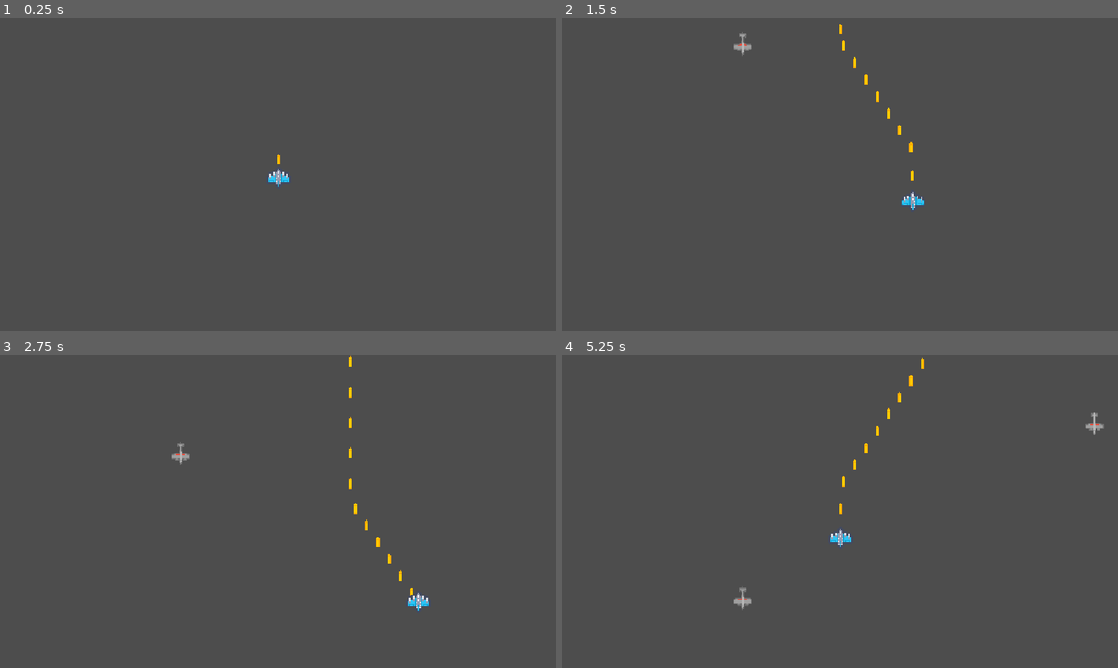
Above: before the commit, frames 1-4 (two rows, left to right).
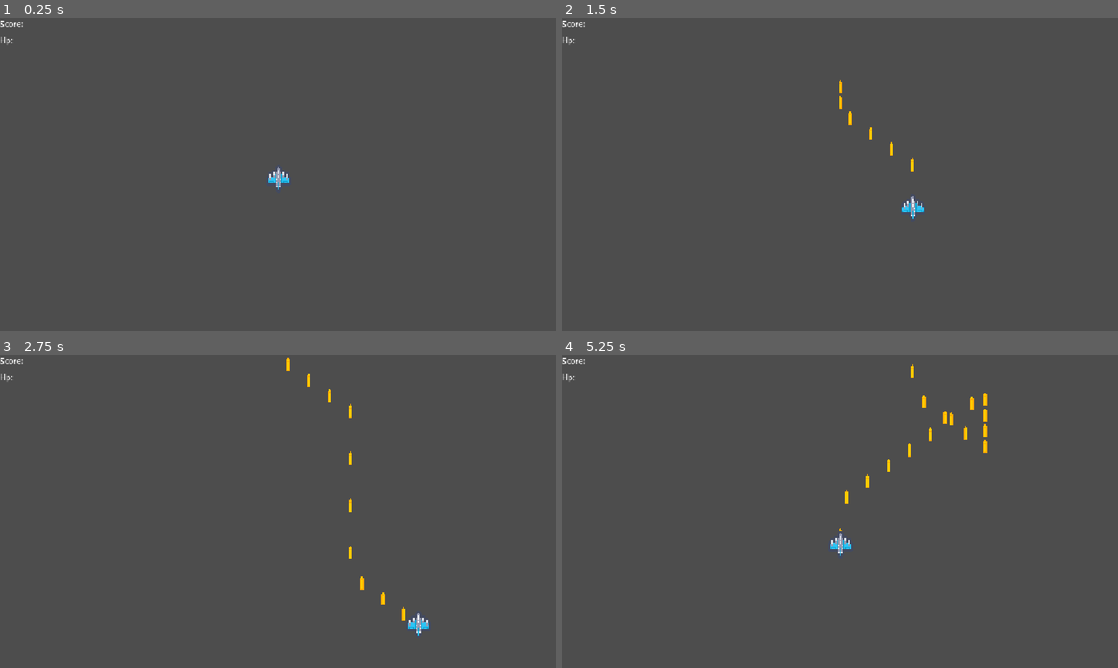
Above: after the commit, the same moments.

Repository: CuttSuki/sky-bullet-hell
Game: Godot game, scene res://Scenes/main.tscn
Two runs of this game, one before a commit and one after it. Both use one fixed random seed, a clock stepped at 60 frames per second and the inputs below.
Inputs:
- Up to frame 1 (0.25 s): no input
- Up to frame 2 (1.5 s): tap Enter at 0.5 s; hold Right (ui_right) 0.53-1.28 s; hold Down (ui_down) from 1.28 s (still down)
- Up to frame 3 (2.75 s): release Down (ui_down) at 2.03 s; hold Right (ui_right) from 2.03 s (still down)
- Up to frame 4 (5.25 s): release Right (ui_right) at 2.78 s; hold Up (ui_up) 2.78-3.53 s; hold Left (ui_left) 3.53-5.03 s; hold Down (ui_down) from 5.03 s (still down)

The runs differ from the first frame. In frame 1, 0.1% of the frame differs, in the area x 0-52%, y 0-55%; in frame 2, 0.6%; in frame 3, 0.8%; in frame 4, 1.0%, in the area x 0-98%, y 0-82%.

Commit message:
Update: Added shotgun bullet pattern, and a linear progression based spawn rate system

Diff:
--- /dev/null
+++ b/Scenes/BulletPatterns/bullet_pattern_shotgun.gd
@@ -0,0 +1,21 @@
+extends BulletPattern
+class_name ShotgunBulletPattern
+
+func _set_bullet():
+	var bullet_count := 10
+	var total_spread := deg_to_rad(60)
+	var start_angle := parent.global_rotation - (total_spread / 2.0)
+	var angle_step := total_spread / (bullet_count - 1)
+
+	for i in range(bullet_count):
+		var bullet: Bullet = bullet_path.instantiate()
+		if parent is Enemy:
+			bullet.add_to_group("enemy_bullet")
+		elif parent is Player:
+			bullet.add_to_group("player_bullet")
+		BulletContainer.add_child(bullet)
+		bullet.global_position = parent.global_position
+
+		var bullet_angle := start_angle + (angle_step * i)
+		bullet.direction = Vector2.RIGHT.rotated(bullet_angle)
+		bullet.rotation = bullet_angle
--- /dev/null
+++ b/Scenes/BulletPatterns/shotgun_bullet_pattern.tscn
@@ -0,0 +1,9 @@
+[gd_scene format=3 uid="uid://c4i1nbmootc75"]
+
+[ext_resource type="Script" uid="uid://slo2hy3g64th" path="res://Scenes/BulletPatterns/bullet_pattern_shotgun.gd" id="1_mytpk"]
+[ext_resource type="PackedScene" uid="uid://cf7f1gbvaydjs" path="res://Scenes/Bullets/bullet.tscn" id="2_gfhav"]
+
+[node name="ShotgunBulletPattern" type="Node2D" unique_id=1922882878]
+script = ExtResource("1_mytpk")
+bullet_path = ExtResource("2_gfhav")
+metadata/_custom_type_script = "uid://cc4ltkvit2kop"
--- a/Scenes/Bullets/bullet.tscn
+++ b/Scenes/Bullets/bullet.tscn
@@ -9,6 +9,7 @@
 [node name="Bullet" type="CharacterBody2D" unique_id=1866320969]
 collision_layer = 2
 script = ExtResource("1_qngn8")
+speed = 100
 
 [node name="Sprite2D" type="Sprite2D" parent="." unique_id=727693937]
 texture = ExtResource("2_qngn8")
--- a/Scenes/Enemies/enemy.tscn
+++ /dev/null
@@ -1,40 +0,0 @@
-[gd_scene format=3 uid="uid://c2eoe5l4bn2nr"]
-
-[ext_resource type="Script" uid="uid://dltu56lx3mmwt" path="res://Scripts/enemy.gd" id="1_613su"]
-[ext_resource type="Texture2D" uid="uid://brc5l88cq8b3r" path="res://Assets/kenney_pixelshmup/towerDefense_tile271.png" id="2_ubio8"]
-[ext_resource type="Script" uid="uid://cc4ltkvit2kop" path="res://Scripts/bullet_pattern.gd" id="3_x1rqp"]
-[ext_resource type="PackedScene" uid="uid://cf7f1gbvaydjs" path="res://Scenes/Bullets/bullet.tscn" id="4_ubio8"]
-
-[sub_resource type="SpriteFrames" id="SpriteFrames_613su"]
-animations = [{
-"frames": [{
-"duration": 1.0,
-"texture": ExtResource("2_ubio8")
-}],
-"loop": 1,
-"name": &"default",
-"speed": 5.0
-}]
-
-[sub_resource type="RectangleShape2D" id="RectangleShape2D_hbcgk"]
-size = Vector2(27, 28.666668)
-
-[node name="Enemy" type="CharacterBody2D" unique_id=1445541414]
-scale = Vector2(1.5, 1.5)
-script = ExtResource("1_613su")
-
-[node name="AnimatedSprite2D" type="AnimatedSprite2D" parent="." unique_id=1005584875]
-scale = Vector2(0.3, 0.221)
-sprite_frames = SubResource("SpriteFrames_613su")
-
-[node name="Hurtbox" type="Area2D" parent="." unique_id=537899828]
-collision_mask = 3
-
-[node name="CollisionShape2D" type="CollisionShape2D" parent="Hurtbox" unique_id=2098213323]
-shape = SubResource("RectangleShape2D_hbcgk")
-
-[node name="BulletPattern" type="Node2D" parent="." unique_id=608442963 node_paths=PackedStringArray("parent")]
-script = ExtResource("3_x1rqp")
-parent = NodePath("..")
-bullet_path = ExtResource("4_ubio8")
-metadata/_custom_type_script = "uid://cc4ltkvit2kop"
--- /dev/null
+++ b/Scenes/Enemies/ship_1.tscn
@@ -0,0 +1,42 @@
+[gd_scene format=3 uid="uid://c2eoe5l4bn2nr"]
+
+[ext_resource type="Script" uid="uid://dltu56lx3mmwt" path="res://Scripts/enemy.gd" id="1_dyd8j"]
+[ext_resource type="Texture2D" uid="uid://brc5l88cq8b3r" path="res://Assets/kenney_pixelshmup/towerDefense_tile271.png" id="2_nx1jl"]
+[ext_resource type="Script" uid="uid://cc4ltkvit2kop" path="res://Scripts/bullet_pattern.gd" id="3_2bcja"]
+[ext_resource type="PackedScene" uid="uid://cf7f1gbvaydjs" path="res://Scenes/Bullets/bullet.tscn" id="4_jc5cp"]
+
+[sub_resource type="SpriteFrames" id="SpriteFrames_613su"]
+animations = [{
+"frames": [{
+"duration": 1.0,
+"texture": ExtResource("2_nx1jl")
+}],
+"loop": 1,
+"name": &"default",
+"speed": 5.0
+}]
+
+[sub_resource type="RectangleShape2D" id="RectangleShape2D_hbcgk"]
+size = Vector2(27, 28.666668)
+
+[node name="Enemy" type="CharacterBody2D" unique_id=1445541414 node_paths=PackedStringArray("hurt_box")]
+scale = Vector2(1.5, 1.5)
+script = ExtResource("1_dyd8j")
+speed = 30
+hurt_box = NodePath("Hurtbox")
+
+[node name="AnimatedSprite2D" type="AnimatedSprite2D" parent="." unique_id=1005584875]
+scale = Vector2(0.3, 0.221)
+sprite_frames = SubResource("SpriteFrames_613su")
+
+[node name="Hurtbox" type="Area2D" parent="." unique_id=537899828]
+collision_mask = 3
+
+[node name="CollisionShape2D" type="CollisionShape2D" parent="Hurtbox" unique_id=2098213323]
+shape = SubResource("RectangleShape2D_hbcgk")
+
+[node name="BulletPattern" type="Node2D" parent="." unique_id=257227781 node_paths=PackedStringArray("parent")]
+script = ExtResource("3_2bcja")
+parent = NodePath("..")
+bullet_path = ExtResource("4_jc5cp")
+metadata/_custom_type_script = "uid://cc4ltkvit2kop"
--- /dev/null
+++ b/Scenes/Enemies/ship_2.tscn
@@ -0,0 +1,42 @@
+[gd_scene format=3 uid="uid://c1rxjlt1lhxy3"]
+
+[ext_resource type="Script" uid="uid://dltu56lx3mmwt" path="res://Scripts/enemy.gd" id="1_2jwc5"]
+[ext_resource type="Texture2D" uid="uid://brc5l88cq8b3r" path="res://Assets/kenney_pixelshmup/towerDefense_tile271.png" id="2_b7rpg"]
+[ext_resource type="Script" uid="uid://slo2hy3g64th" path="res://Scenes/BulletPatterns/bullet_pattern_shotgun.gd" id="3_2jwc5"]
+[ext_resource type="PackedScene" uid="uid://cf7f1gbvaydjs" path="res://Scenes/Bullets/bullet.tscn" id="4_pxfen"]
+
+[sub_resource type="SpriteFrames" id="SpriteFrames_613su"]
+animations = [{
+"frames": [{
+"duration": 1.0,
+"texture": ExtResource("2_b7rpg")
+}],
+"loop": 1,
+"name": &"default",
+"speed": 5.0
+}]
+
+[sub_resource type="RectangleShape2D" id="RectangleShape2D_hbcgk"]
+size = Vector2(27, 28.666668)
+
+[node name="Enemy2" type="CharacterBody2D" unique_id=1445541414 node_paths=PackedStringArray("hurt_box")]
+scale = Vector2(1.5, 1.5)
+script = ExtResource("1_2jwc5")
+speed = 30
+hurt_box = NodePath("Hurtbox")
+
+[node name="AnimatedSprite2D" type="AnimatedSprite2D" parent="." unique_id=1005584875]
+scale = Vector2(0.3, 0.221)
+sprite_frames = SubResource("SpriteFrames_613su")
+
+[node name="Hurtbox" type="Area2D" parent="." unique_id=537899828]
+collision_mask = 3
+
+[node name="CollisionShape2D" type="CollisionShape2D" parent="Hurtbox" unique_id=2098213323]
+shape = SubResource("RectangleShape2D_hbcgk")
+
+[node name="ShotgunBulletPattern" type="Node2D" parent="." unique_id=608442963 node_paths=PackedStringArray("parent")]
+script = ExtResource("3_2jwc5")
+parent = NodePath("..")
+bullet_path = ExtResource("4_pxfen")
+metadata/_custom_type_script = "uid://cc4ltkvit2kop"
--- a/Scenes/main.tscn
+++ b/Scenes/main.tscn
@@ -2,12 +2,15 @@
 
 [ext_resource type="Script" uid="uid://jv0xjecqdoun" path="res://Scripts/spawner.gd" id="1_bo1nx"]
 [ext_resource type="PackedScene" uid="uid://mqaf0sejc31a" path="res://Scenes/player.tscn" id="1_jjgbg"]
+[ext_resource type="Script" uid="uid://udnpjhjg7nii" path="res://Scripts/main.gd" id="1_jjvhh"]
 [ext_resource type="PackedScene" uid="uid://bygahut4l3wc8" path="res://Scenes/BulletPatterns/bullet_pattern.tscn" id="3_8gbba"]
 
 [sub_resource type="RectangleShape2D" id="RectangleShape2D_hbcgk"]
 size = Vector2(1164, 119)
 
-[node name="Main" type="Node2D" unique_id=46907754]
+[node name="Main" type="Node2D" unique_id=46907754 node_paths=PackedStringArray("despawn_area")]
+script = ExtResource("1_jjvhh")
+despawn_area = NodePath("DespawnArea")
 
 [node name="Spawner" type="Node2D" parent="." unique_id=1027306665 node_paths=PackedStringArray("leftmost_side", "rightmost_side")]
 script = ExtResource("1_bo1nx")
@@ -17,24 +20,42 @@
 [node name="Camera2D" type="Camera2D" parent="." unique_id=900103943]
 position = Vector2(569, 383)
 scale = Vector2(0.9543946, 4.346377)
-zoom = Vector2(1, 1.2)
+zoom = Vector2(1, 1.5)
 
-[node name="SpawnArea" type="Area2D" parent="." unique_id=960207642]
+[node name="DespawnArea" type="Area2D" parent="." unique_id=1591753862]
+position = Vector2(0, 618)
 
-[node name="CollisionShape2D" type="CollisionShape2D" parent="SpawnArea" unique_id=787621538]
+[node name="CollisionShape2D" type="CollisionShape2D" parent="DespawnArea" unique_id=891417847]
 position = Vector2(572, 49.5)
 shape = SubResource("RectangleShape2D_hbcgk")
 
 [node name="Player" parent="." unique_id=62100894 instance=ExtResource("1_jjgbg")]
 position = Vector2(570, 389)
 scale = Vector2(2, 2)
+max_hp = 100
 
 [node name="BulletPattern" parent="Player" unique_id=293320585 node_paths=PackedStringArray("parent") instance=ExtResource("3_8gbba")]
 parent = NodePath("..")
-cooldown = 0.1
+cooldown = 0.2
 
 [node name="Leftmost" type="Marker2D" parent="." unique_id=1643954452]
 position = Vector2(7, 8)
 
 [node name="Rightmost" type="Marker2D" parent="." unique_id=73682019]
 position = Vector2(1153, 14)
+
+[node name="HUD" type="CanvasLayer" parent="." unique_id=1585939451]
+
+[node name="VBoxContainer" type="VBoxContainer" parent="HUD" unique_id=1394326816]
+offset_right = 357.0
+offset_bottom = 113.0
+
+[node name="Score" type="RichTextLabel" parent="HUD/VBoxContainer" unique_id=2022259971]
+custom_minimum_size = Vector2(10, 30)
+layout_mode = 2
+text = "Score:"
+
+[node name="Health" type="RichTextLabel" parent="HUD/VBoxContainer" unique_id=1253662129]
+custom_minimum_size = Vector2(10, 30)
+layout_mode = 2
+text = "Hp:"
--- a/Scenes/player.tscn
+++ b/Scenes/player.tscn
@@ -15,7 +15,7 @@
 }]
 
 [sub_resource type="RectangleShape2D" id="RectangleShape2D_hbcgk"]
-size = Vector2(32, 19)
+size = Vector2(4, 6)
 
 [node name="Player" type="CharacterBody2D" unique_id=62100894 node_paths=PackedStringArray("hurt_box")]
 script = ExtResource("1_cvnsp")
@@ -30,5 +30,4 @@
 collision_mask = 3
 
 [node name="CollisionShape2D" type="CollisionShape2D" parent="Hurtbox" unique_id=1744627839]
-position = Vector2(-1, -0.5)
 shape = SubResource("RectangleShape2D_hbcgk")
--- a/Scripts/bullet_pattern.gd
+++ b/Scripts/bullet_pattern.gd
@@ -14,13 +14,10 @@
 		bullet.add_to_group("enemy_bullet")
 	elif parent is Player:
 		bullet.add_to_group("player_bullet")
-	_fire_bullet(bullet)
-
-func _fire_bullet(bullet: Bullet):
-	BulletContainer.add_child(bullet)
 	bullet.global_position = parent.global_position
 	bullet.direction = Vector2.RIGHT.rotated(parent.global_rotation)
 	bullet.rotation = bullet.direction.angle()
+	BulletContainer.add_child(bullet)
 
 func _physics_process(delta: float) -> void:
 	if not parent:
--- a/Scripts/enemy.gd
+++ b/Scripts/enemy.gd
@@ -2,10 +2,25 @@
 class_name Enemy
 @export var hp: int = 100
 @export var speed: int = 100
+@export var hurt_box: Area2D
 
 func _ready() -> void:
 	rotation_degrees = 90
+	hurt_box.body_entered.connect(_on_body_entered)
+
+func _move():
+	velocity.y = speed
+	move_and_slide()
+
+
+func _take_damage(amount: int):
+	hp -= amount
 
 func _physics_process(_delta: float) -> void:
-	velocity.y = speed
-	move_and_slide()
+	_move()
+	if hp <= 0:
+		queue_free()
+
+func _on_body_entered(body: Node2D):
+	if body.is_in_group("player_bullet"):
+		_take_damage(body.attack)
--- /dev/null
+++ b/Scripts/main.gd
@@ -0,0 +1,12 @@
+extends Node2D
+class_name Main
+@export var despawn_area: Area2D
+
+
+func _ready() -> void:
+	despawn_area.body_entered.connect(_on_body_entered)
+
+
+func _on_body_entered(body: Node2D):
+	if body is Enemy:
+		body.queue_free()
--- a/Scripts/player.gd
+++ b/Scripts/player.gd
@@ -3,9 +3,13 @@
 const SPEED: int = 200
 @export var additional_speed: int = 1
 @export var hurt_box: Area2D
+@export var current_hp: int = 0
+@export var max_hp: int = 0
 var direction: Vector2 = Vector2.ZERO
+signal health_changed(health: int)
 
 func _ready() -> void:
+	current_hp = max_hp
 	rotation_degrees = -90
 	hurt_box.body_entered.connect(_on_body_entered)
 
@@ -15,6 +19,11 @@
 	velocity = direction * SPEED * additional_speed
 	move_and_slide()
 
+func _take_damage(amount: int):
+	current_hp -= amount
+	health_changed.emit(amount)
+
 func _on_body_entered(body: Node2D):
 	if body.is_in_group("enemy_bullet"):
+		_take_damage(body.attack)
 		body.queue_free()
--- a/Scripts/spawner.gd
+++ b/Scripts/spawner.gd
@@ -1,12 +1,45 @@
 extends Node2D
 class_name Spawner
-@export var cooldown: int = 3
+
 @export var leftmost_side: Marker2D
 @export var rightmost_side: Marker2D
+var time_elapsed: float
+var spawn_data: Dictionary = {
+	"ship_1": {
+		"base":100,
+		"step": -0.1,
+		"min": 10,
+		"max_count": 5,
+		"delay": 4
+	},
+	"ship_2": {
+		"base": 20,
+		"step": 0.3,
+		"max": 100,
+		"max_count": 3,
+		"delay": 8
+	}
+}
+
 func _ready() -> void:
-	while true:
-		var enemy: Enemy = load("res://Scenes/Enemies/enemy.tscn").instantiate()
-		enemy.position.x  = randf_range(leftmost_side.position.x, rightmost_side.position.x)
-		enemy.position.y = leftmost_side.position.y
-		add_child(enemy)
-		await get_tree().create_timer(cooldown).timeout
+	_set_spawn()
+
+func _physics_process(delta: float) -> void:
+	time_elapsed += delta
+
+func _set_spawn():
+	for ship_name in spawn_data:
+		var ship_spawn_data: Dictionary = spawn_data[ship_name]
+		var timer: Timer = Timer.new()
+		timer.wait_time = ship_spawn_data.get("delay", 3)
+		add_child(timer)
+		timer.timeout.connect(func():
+			var can_spawn: bool = randi() % 100 < clamp(ship_spawn_data["base"] + (ship_spawn_data["step"] * time_elapsed), ship_spawn_data.get("min", 1), ship_spawn_data.get("max", 100))
+			if can_spawn:
+				for i in range(randi() % ship_spawn_data.get("max_count", 1)):
+					var enemy_ship: Enemy = load("res://Scenes/Enemies/%s.tscn" % ship_name).instantiate()
+					enemy_ship.position.x = randf_range(leftmost_side.position.x, rightmost_side.position.x) * i
+					enemy_ship.position.y = rightmost_side.position.y
+					add_child(enemy_ship)
+			)
+		timer.start()
Not shown, added: Scenes/BulletPatterns/bullet_pattern_shotgun.gd.uid
Not shown, added: Scripts/main.gd.uid
